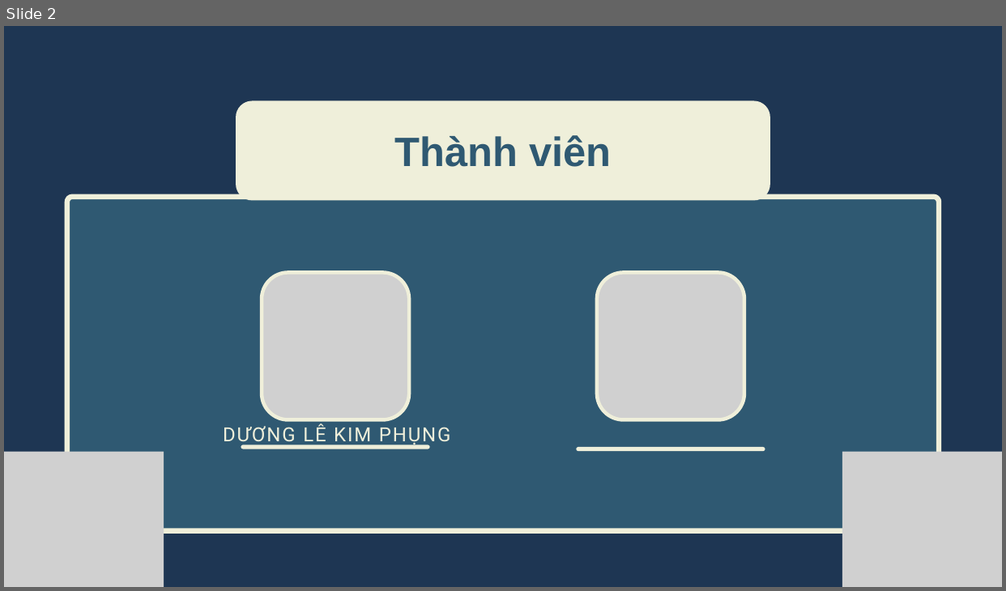
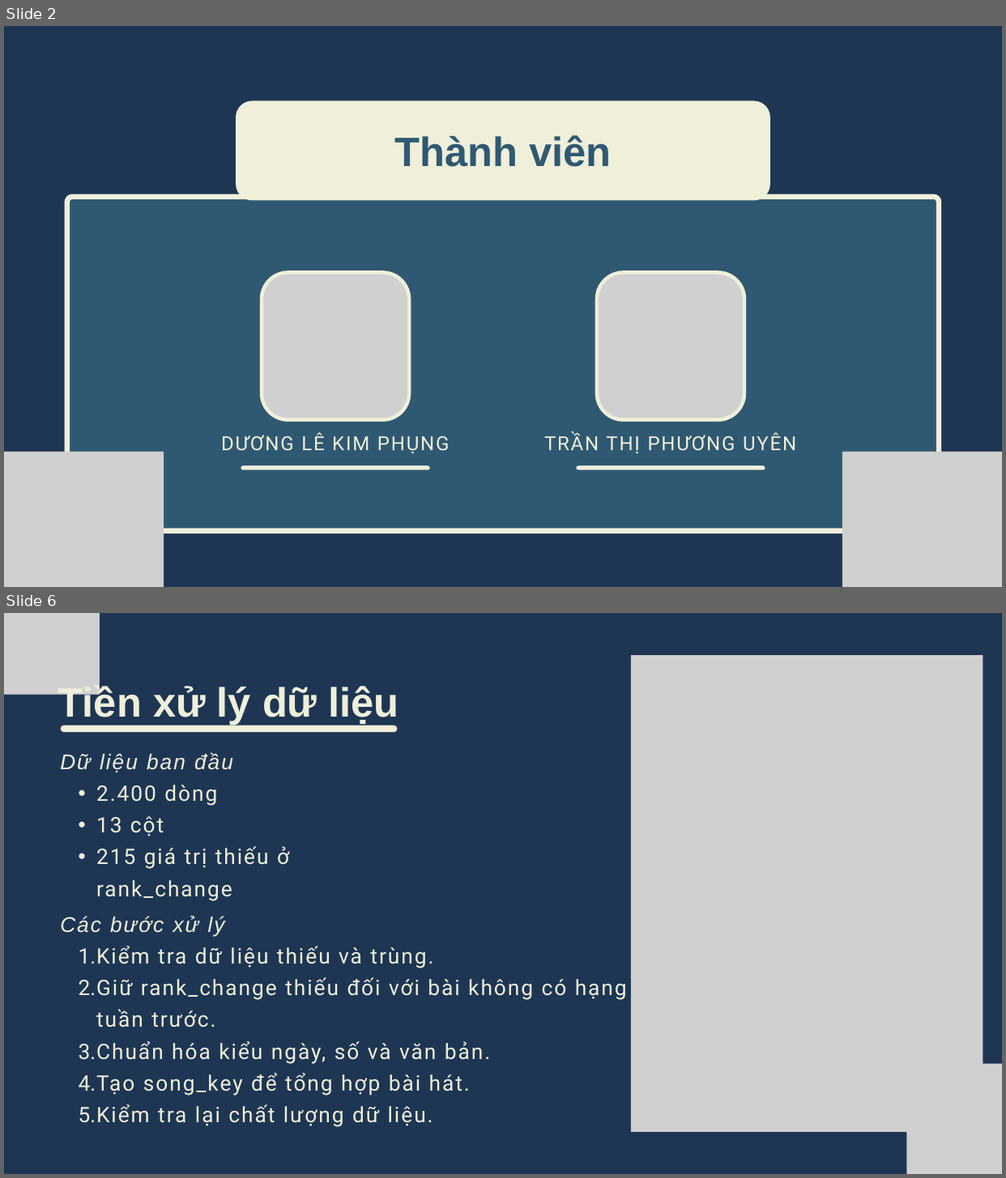
Before and after one commit to kimphungduongle9-debug/spotify-vn-trend-analysis, a slide deck: slides/Slide_Phan_tich_Spotify.pptx. Shown one above the other, each under a label of ours: slide 2 before the commit, slides 2 and 6 after it; the slides between them are not shown. The pictures are 1006x591 and 1006x1178 pixels, drawn with LibreOffice and Linux fonts; fonts in the diff are those of the drawing; grey boxes stand for pictures. Boxes give left, top, right and bottom in pixels: in the first picture for what was removed or moved away, otherwise in the second. Text is boxed around its words. In the diff, an @@ line names an element or a change of style, - is before the commit and + after.

```diff
--- a/slides/Slide_Phan_tich_Spotify.pptx
+++ b/slides/Slide_Phan_tich_Spotify.pptx
@@ slide 6 added at [4, 613, 1002, 1174], background #1E3653 @@
@@ picture added at [4, 613, 100, 694] @@
@@ picture added at [631, 655, 982, 1132] @@
@@ text added at [58, 683, 399, 725], 59.2 pt, text #EFEFDA, bold @@
+Tiền xử lý dữ liệu
@@ line added from (64, 729) to (394, 729), #EFEFDA 10 pt @@
@@ text added at [60, 752, 289, 901], 30.8 pt, text #EFEFDA @@
+Dữ liệu ban đầu
+  • 2.400 dòng
+  • 13 cột
+  • 215 giá trị thiếu ở rank_change
@@ text added at [60, 916, 627, 1127], 30.8 pt, text #EFEFDA @@
+Các bước xử lý
+  1. Kiểm tra dữ liệu thiếu và trùng.
+  2. Giữ rank_change thiếu đối với bài không có hạng tuần trước.
+  3. Chuẩn hóa kiểu ngày, số và văn bản.
+  4. Tạo song_key để tổng hợp bài hát.
+  5. Kiểm tra lại chất lượng dữ liệu.
@@ picture added at [906, 1064, 1002, 1174] @@
@@ slide 2 changed as well @@
@@ text "DƯƠNG LÊ KIM PHỤNG": place and size @@
-text "DƯƠNG LÊ KIM PHỤNG" at [223, 424, 451, 446]
+text "DƯƠNG LÊ KIM PHỤNG" at [221, 433, 450, 454]
@@ text added at [544, 433, 796, 454], 28.1 pt, text #EFEFDA @@
+TRẦN THỊ PHƯƠNG UYÊN
@@ line moved from (243, 447) - (428, 447) to (243, 468) - (428, 468) @@
@@ line moved from (578, 449) - (763, 449) to (578, 468) - (763, 468) @@
```
Also in this commit, not shown: 1 other slide changed, 16 other slides added, 9 slides removed, 1 other file.
